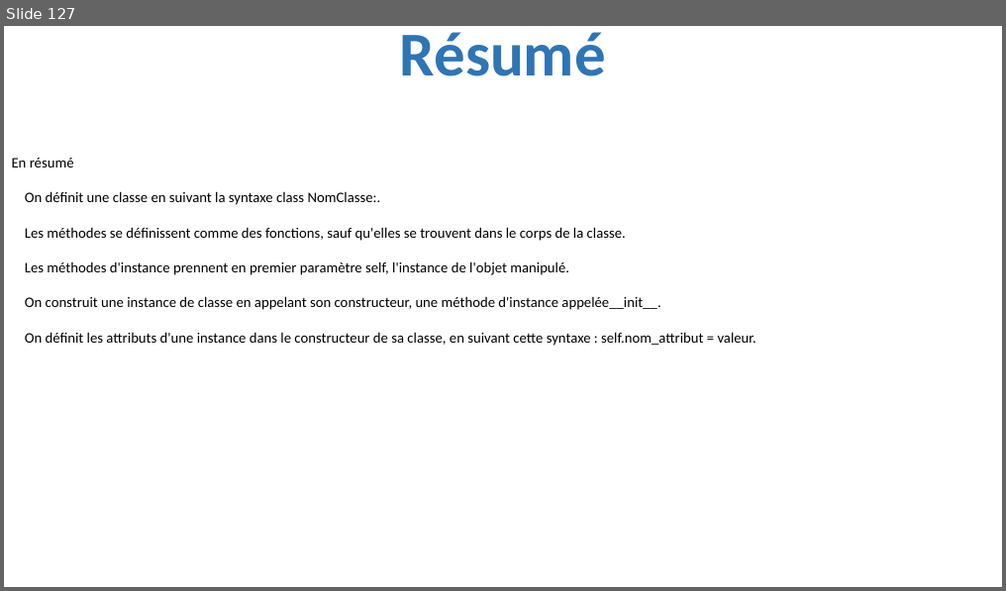
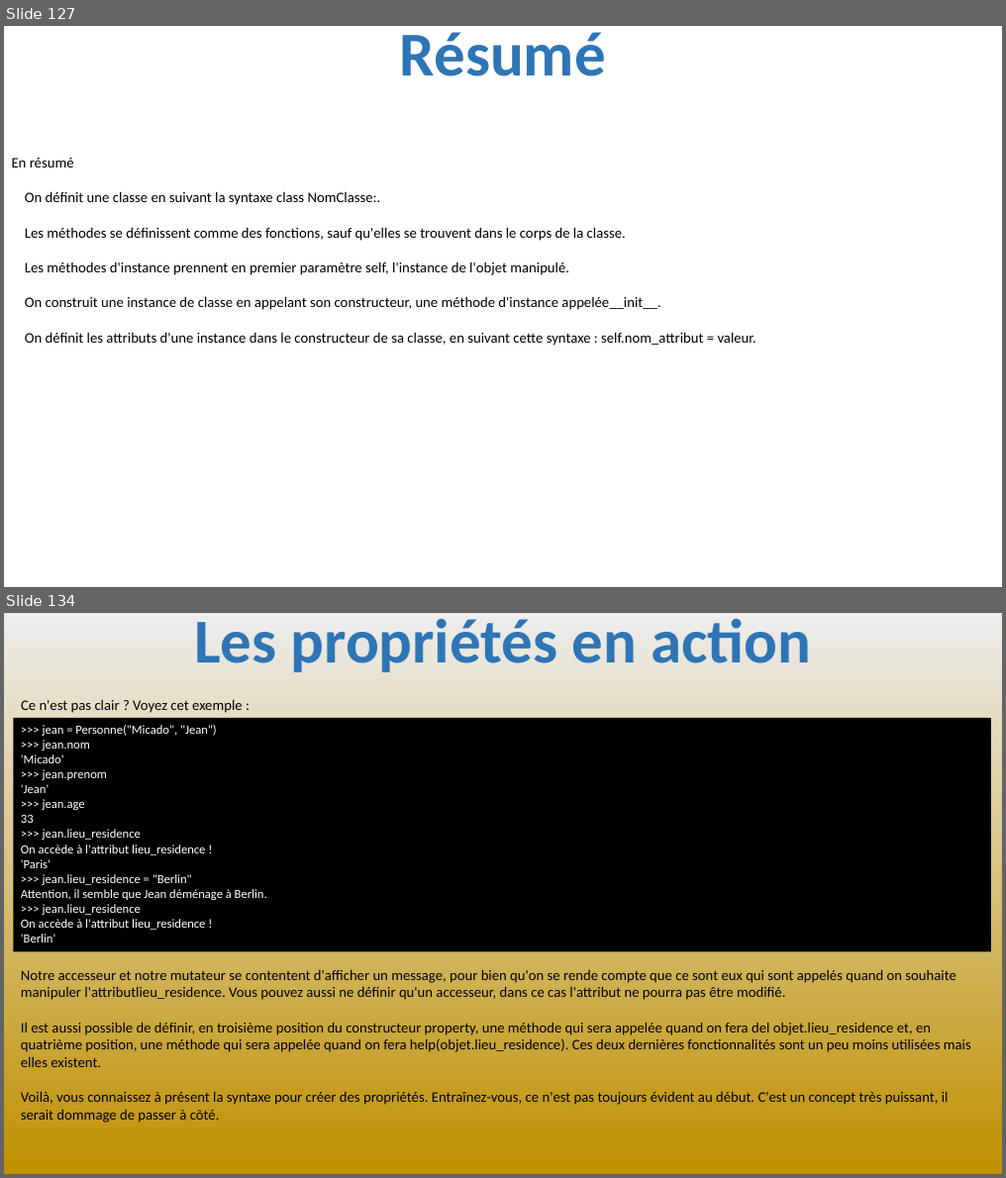
Before and after one commit to julienPalleau/PythonDoc, a slide deck: Python-resume.pptx. Shown one above the other, each under a label of ours: slide 127 before the commit, slides 127 and 134 after it; the slides between them are not shown. The pictures are 1006x591 and 1006x1178 pixels, drawn with LibreOffice and Linux fonts; fonts in the diff are those of the drawing. Boxes give left, top, right and bottom in pixels: in the first picture for what was removed or moved away, otherwise in the second. Text is boxed around its words. In the diff, an @@ line names an element or a change of style, - is before the commit and + after.

```diff
--- a/Python-resume.pptx
+++ b/Python-resume.pptx
@@ slide 134 added at [4, 613, 1002, 1174], background gradient #EDEDED to #BF9000 @@
@@ title added at [194, 618, 812, 672], 60 pt, text #2E75B6, bold @@
+Les propriétés en action
@@ text added at [21, 699, 243, 713], 14 pt, text #000000 @@
+Ce n'est pas clair ? Voyez cet exemple :
@@ rectangle added at [13, 718, 991, 953], fill #000000, 12 pt, text #FFFFFF @@
+>>> jean = Personne("Micado", "Jean")
+>>> jean.nom
+'Micado'
+>>> jean.prenom
+'Jean'
+>>> jean.age
+33
+>>> jean.lieu_residence
+On accède à l'attribut lieu_residence !
+'Paris'
+>>> jean.lieu_residence = "Berlin"
+Attention, il semble que Jean déménage à Berlin.
+>>> jean.lieu_residence
+On accède à l'attribut lieu_residence !
+'Berlin'
@@ text added at [21, 969, 971, 1123], 14 pt, text #000000 @@
+Notre accesseur et notre mutateur se contentent d'afficher un message, pour bien qu'on se rende compte que ce sont eux qui sont appelés quand on souhaite manipuler l'attributlieu_residence. Vous pouvez aussi ne définir qu'un accesseur, dans ce cas l'attribut ne pourra pas être modifié.
+Il est aussi possible de définir, en troisième position du constructeur property, une méthode qui sera appelée quand on fera del objet.lieu_residence et, en quatrième position, une méthode qui sera appelée quand on fera help(objet.lieu_residence). Ces deux dernières fonctionnalités sont un peu moins utilisées mais elles existent.
+Voilà, vous connaissez à présent la syntaxe pour créer des propriétés. Entraînez-vous, ce n'est pas toujours évident au début. C'est un concept très puissant, il serait dommage de passer à côté.
```
Also in this commit, not shown: 7 other slides added.
